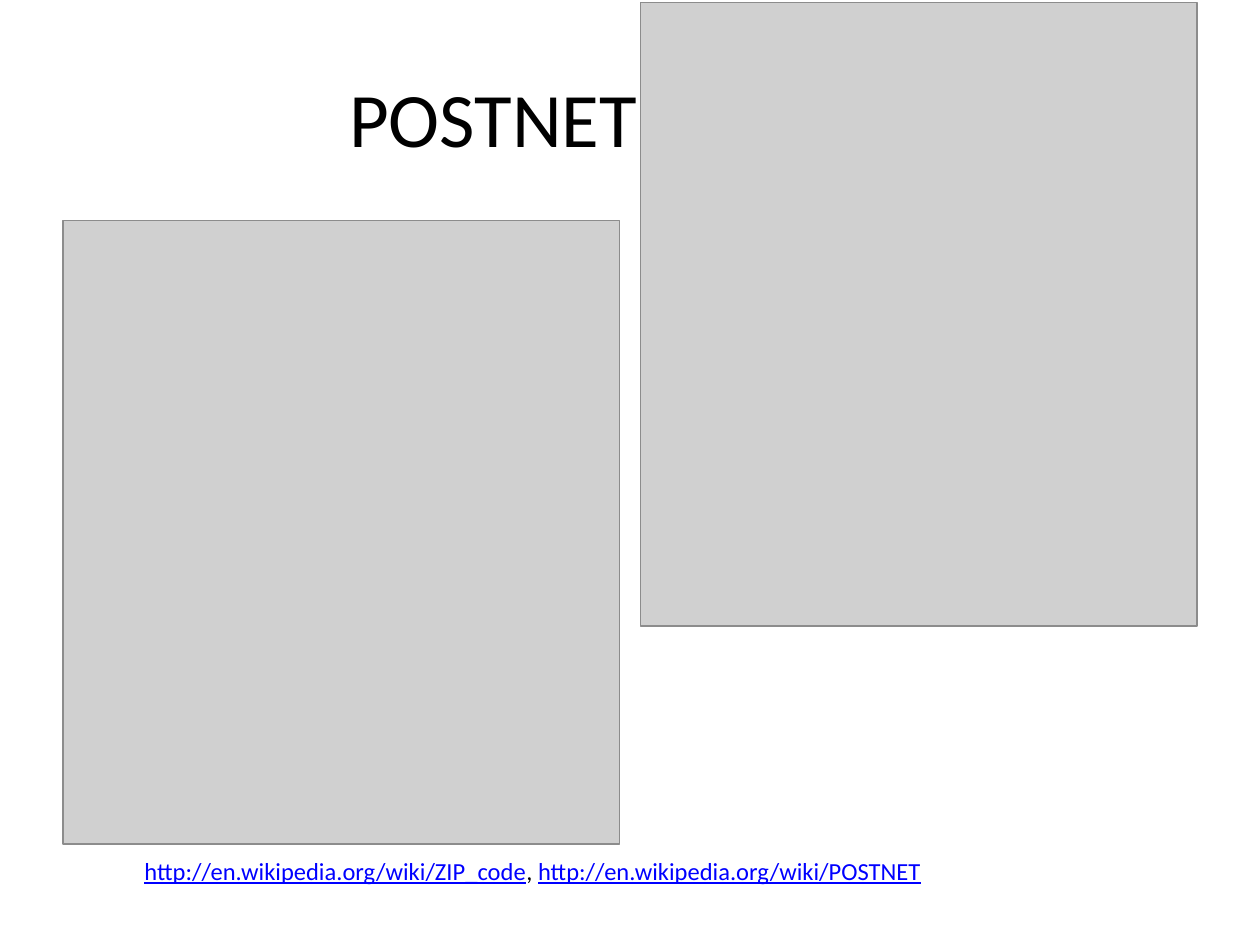
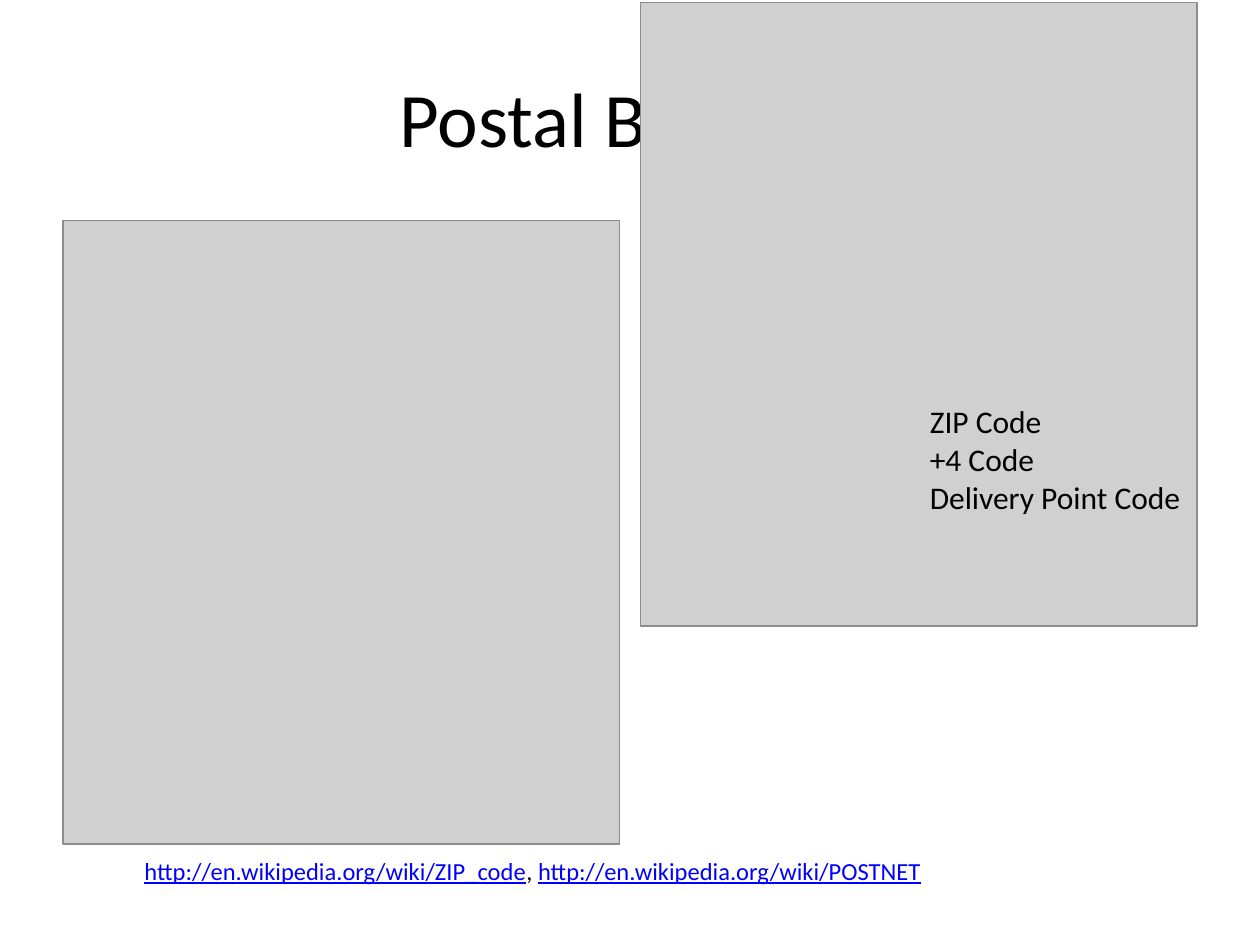
Before and after one commit to brianlong/street_address, a slide deck: slide 4 of presentations/street_addresses.pptx. Drawn at 1260x945 pixels with LibreOffice and Linux fonts; fonts in the diff are those of the drawing; grey boxes stand for pictures. Boxes give left, top, right and bottom in pixels: in the first picture for what was removed or moved away, otherwise in the second. Text is boxed around its words. In the diff, an @@ line names an element or a change of style, - is before the commit and + after.

```diff
--- a/presentations/street_addresses.pptx
+++ b/presentations/street_addresses.pptx
@@ title at [399, 83, 860, 165]: text changed @@
-POSTNET Barcode
+Postal Barcode
@@ text added at [930, 411, 1181, 514], 18 pt, text #000000 @@
+ZIP Code
++4 Code
+Delivery Point Code
```
Also in this commit, not shown: 3 other slides changed, 1 other file.
